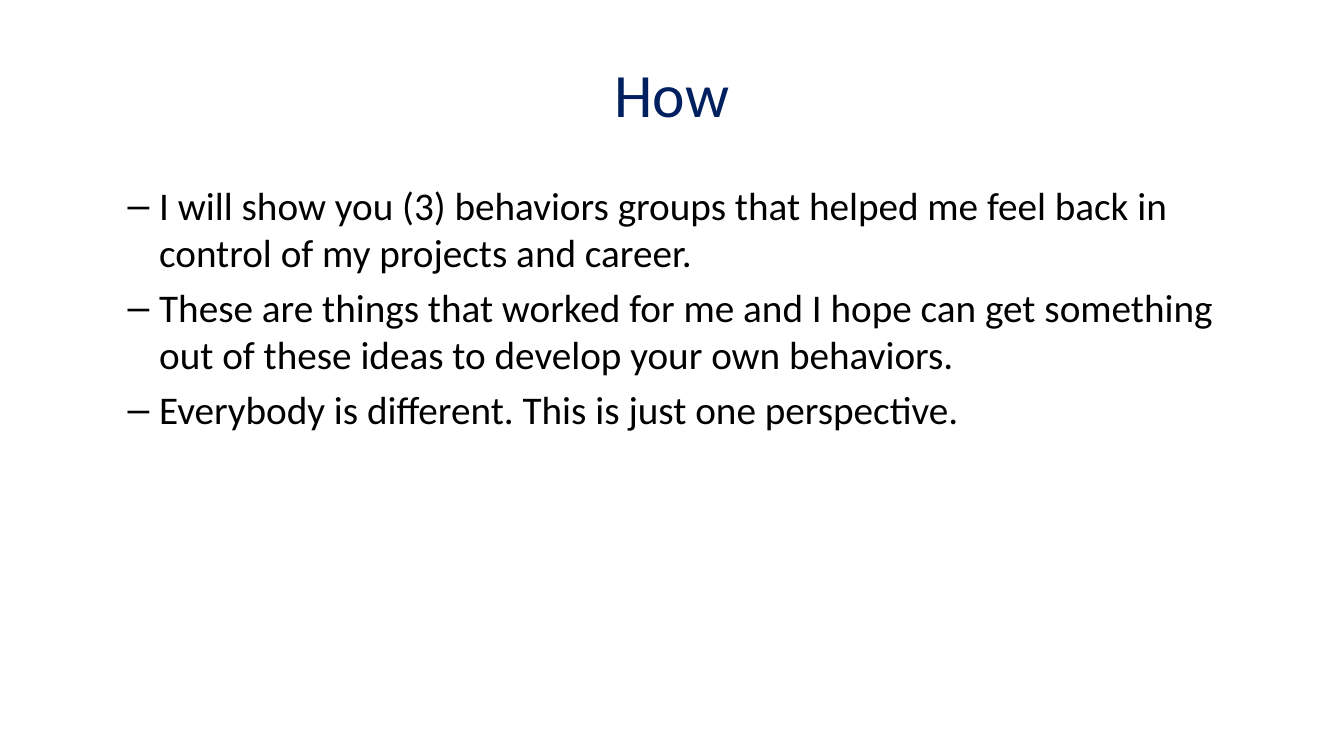
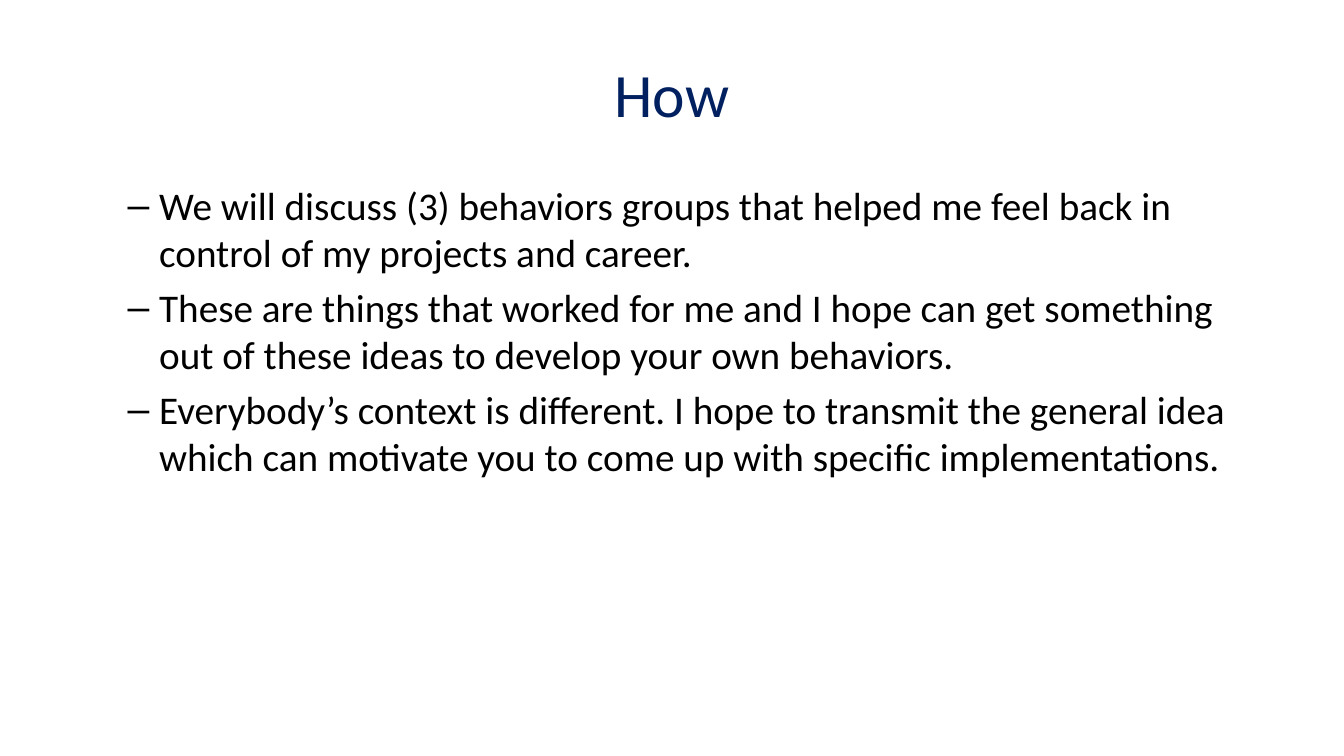
Before and after one commit to masters3d/ingenio, a slide deck: slide 3 of presentation/render/career_behaviors.pptx. Drawn at 1344x756 pixels with LibreOffice and Linux fonts; fonts in the diff are those of the drawing. Boxes give left, top, right and bottom in pixels: in the first picture for what was removed or moved away, otherwise in the second. Text is boxed around its words. In the diff, an @@ line names an element or a change of style, - is before the commit and + after.

```diff
--- a/presentation/render/career_behaviors.pptx
+++ b/presentation/render/career_behaviors.pptx
@@ text at bbox=[159, 191, 1171, 274]: text changed @@
-  – I will show you (3) behaviors groups that helped me feel back in control of my projects and career.
+  – We will discuss (3) behaviors groups that helped me feel back in control of my projects and career.
@@ text at bbox=[159, 396, 1225, 478]: text changed @@
-  – Everybody is different. This is just one perspective.
+  – Everybody’s context is different. I hope to transmit the general idea which can motivate you to come up with specific implementations.
```
Also in this commit, not shown: 7 other slides changed, 16 slides added, 5 slides removed, 7 other files.
